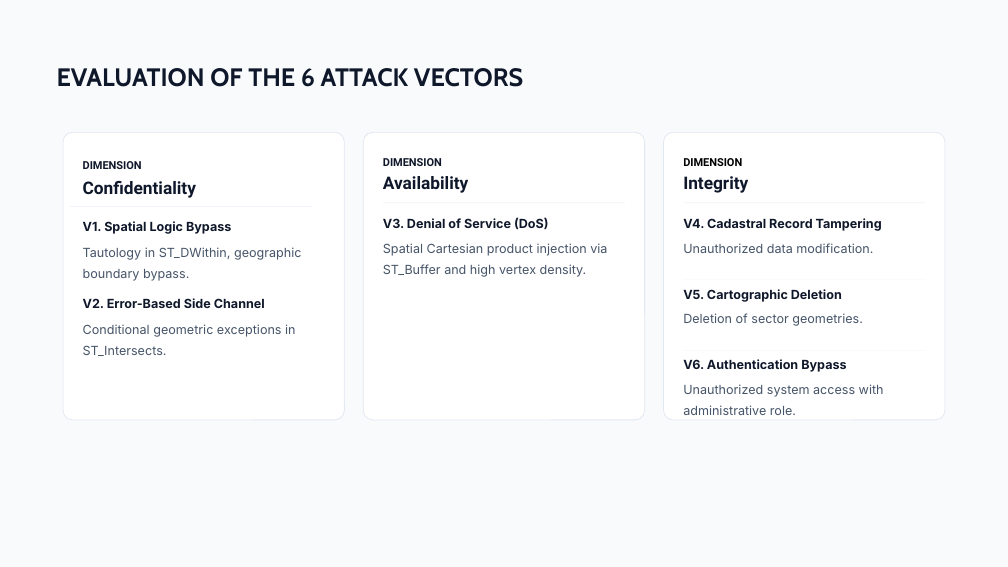
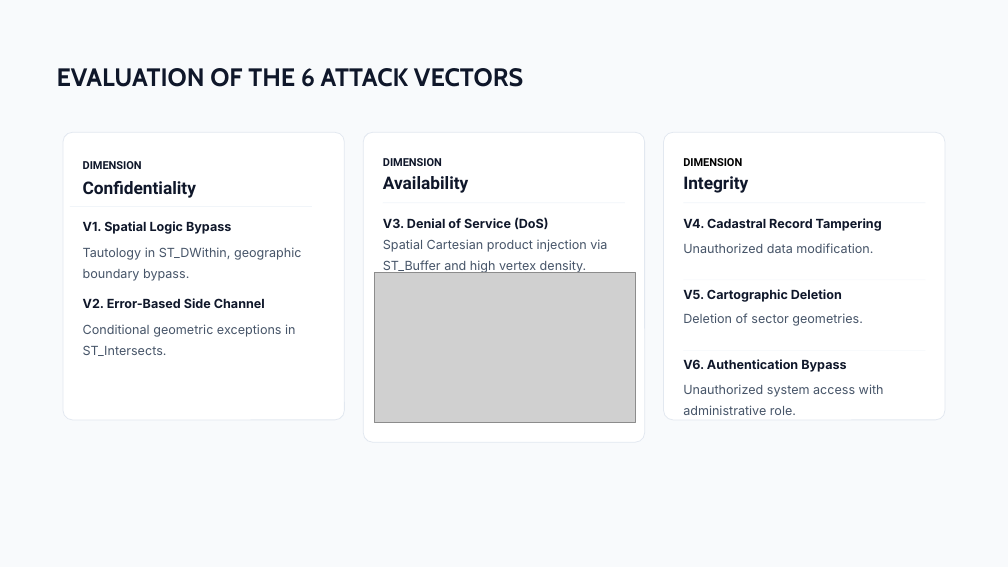
Before and after one commit to RAlexander777/Playground-SQLi-PostGIS, a slide deck: slide 4 of Evaluation of Spatial SQL Injection in PostGIS.pptx. Drawn at 1008x567 pixels with LibreOffice and Linux fonts; fonts in the diff are those of the drawing; grey boxes stand for pictures. Boxes give left, top, right and bottom in pixels: in the first picture for what was removed or moved away, otherwise in the second. Text is boxed around its words. In the diff, an @@ line names an element or a change of style, - is before the commit and + after.

Commit message:
feat(slides): embed publication figures into decks and add chart interpretations to defense guides

```diff
--- a/Evaluation of Spatial SQL Injection in PostGIS.pptx
+++ b/Evaluation of Spatial SQL Injection in PostGIS.pptx
@@ rounded rectangle: place and size @@
-rounded rectangle at <box>364,132,645,420</box>
+rounded rectangle at <box>364,132,645,442</box>
@@ text "Spatial Cartesian product injection via ...": place and size @@
-text "Spatial Cartesian product injection via ..." at <box>383,243,607,277</box>
+text "Spatial Cartesian product injection via ..." at <box>383,239,607,273</box>
@@ picture added at <box>374,272,635,423</box> @@
```
Also in this commit, not shown: 3 other slides changed, 3 other files.
